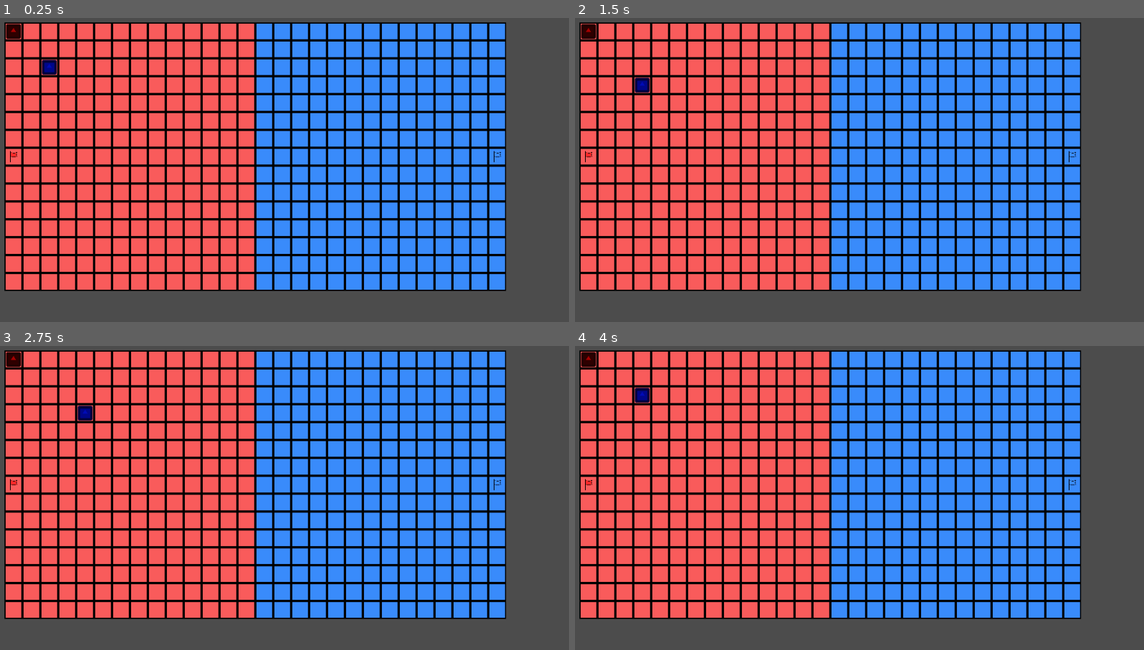
Above: before the commit, frames 1-4 (two rows, left to right).
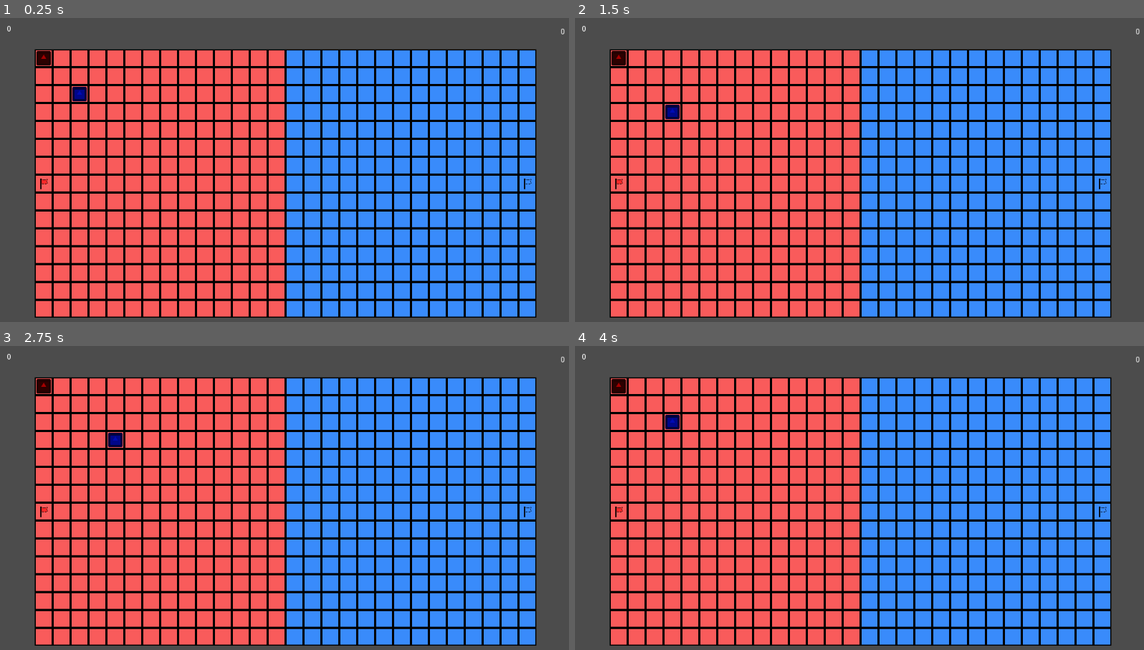
Above: after the commit, the same moments.

Repository: Wes-Ray/grid_ctf
Game: Godot game, scene res://splash_screen/splash_screen.tscn
Same seed, same stepped clock (60 frames per second), same inputs: the game is played once before the commit and once after it. The engine's default icon, where the game draws it, is replaced by a stand-in: a white triangle on a blue panel in a dark square.
Inputs:
- Up to frame 1 (0.25 s): no input
- Up to frame 2 (1.5 s): tap Enter at 0.5 s; hold D (move_right) 0.53-1.28 s; tap Space at 1.25 s; hold S (move_down) from 1.28 s (still down)
- Up to frame 3 (2.75 s): tap Enter at 2 s; release S (move_down) at 2.03 s; hold D (move_right) from 2.03 s (still down)
- Up to frame 4 (4 s): tap Space at 2.75 s; release D (move_right) at 2.78 s; hold W (move_up) 2.78-3.53 s; tap Enter at 3.5 s; hold A (move_left) from 3.53 s (still down)

The runs differ from the first frame. In frame 1, 58% of the frame differs, in the area x 0-100%, y 1-99%; in frame 2, 58%; in frame 3, 58%; in frame 4, 58%.

Commit message:
added scoring when capturing flag

Diff:
--- a/grid_ctf_client/flag.tscn
+++ b/grid_ctf_client/flag.tscn
@@ -12,15 +12,15 @@
 script = ExtResource( 3 )
 
 [node name="red_flag" type="Sprite" parent="."]
-position = Vector2( 8, 8 )
+position = Vector2( 16.2, 16.2 )
 scale = Vector2( 0.008, 0.008 )
 texture = ExtResource( 1 )
 
 [node name="blue_flag" type="Sprite" parent="."]
-position = Vector2( 8, 8 )
+position = Vector2( 16.2, 16.2 )
 scale = Vector2( 0.008, 0.008 )
 texture = ExtResource( 2 )
 
 [node name="CollisionShape2D" type="CollisionShape2D" parent="."]
-position = Vector2( 7.99342, 7.99342 )
+position = Vector2( 16.1934, 16.1934 )
 shape = SubResource( 1 )
--- a/grid_ctf_client/grid/grid.gd
+++ b/grid_ctf_client/grid/grid.gd
@@ -1,4 +1,7 @@
 extends Node2D
+
+var scores = [0, 0]  # red, blue scores
+export var SCORE_LIMIT = 5
 
 var cell_res_red = load("res://grid/grid_cell_red.png")
 var cell_res_blue = load("res://grid/grid_cell_blue.png")
@@ -100,15 +103,34 @@
 
 	# check for collision with flag
 	for flag_id in range(len(flags)):
-		if player_coords[player_id] == flag_coords[flag_id]:  # check for flag collision
-			if player_data[player_id][Pd.TEAM] != flag_id:  # team = 0 or 1 (red or blue)
-				print("flag collided")
-				player_data[player_id][Pd.HAS_FLAG] = true
+		if player_data[player_id][Pd.ALIVE] == true:
+			if player_coords[player_id] == flag_coords[flag_id]:  # check for flag collision
+				if player_data[player_id][Pd.TEAM] != flag_id:  # team = 0 or 1 (red or blue)
+					print("flag collided")
+					player_data[player_id][Pd.HAS_FLAG] = true
 
 	# if player HAS_FLAG, update flag position
 	if player_data[player_id][Pd.HAS_FLAG] == true:
-		var opposite_team_num = (player_data[player_id][Pd.TEAM] + 1) % 2
+		var player_team = player_data[player_id][Pd.TEAM]
+		var opposite_team_num = (player_team + 1) % 2
 		flag_coords[opposite_team_num] = player_coords[player_id]
+
+		# red 0 on right side with flag
+		if player_team == 0:
+			if flag_coords[opposite_team_num].x < GRID_WIDTH/2:
+				print("RED CAPTURED FLAG")
+				scores[player_team] = scores[player_team] + 1
+				flag_coords[opposite_team_num] = Vector2(GRID_WIDTH-1, GRID_HEIGHT/2)  # reset flag
+				player_data[player_id][Pd.HAS_FLAG] = false
+				refresh_scores()
+		# blue 1 on left side with flag
+		elif player_team == 1:
+			if flag_coords[opposite_team_num].x >= GRID_WIDTH/2:
+				print("BLUE CAPTURED FLAG")
+				scores[player_team] = scores[player_team] + 1
+				flag_coords[opposite_team_num] = Vector2(0, GRID_HEIGHT/2)  # reset flag
+				player_data[player_id][Pd.HAS_FLAG] = false
+				refresh_scores()
 
 
 func generate_map() -> void:
@@ -147,14 +169,25 @@
 		# create new player and add to list
 		var new_player = player_inst.instance()
 		new_player.update_team_color(player_data[player_id][Pd.TEAM])  # set color based on team number
-		origin.add_child(new_player)
+#		origin.add_child(new_player)
+		add_child(new_player)
 		players.append(new_player)
+
+
+# called to update scores
+func refresh_scores():
+	$red_score.text = str(scores[0])
+	$blue_score.text = str(scores[1])
+	if scores[0] >= SCORE_LIMIT:
+		print("red wins!")
+	elif scores[1] >= SCORE_LIMIT:
+		print("blue wins!")
 
 
 func generate_flags() -> void:
 	for x in range(2):  # only 2 flags
 		var new_flag = flag_inst.instance()
-		origin.add_child(new_flag)
+		add_child(new_flag)
 		flags.append(new_flag)
 
 	# team 0 location
--- a/grid_ctf_client/grid/grid.tscn
+++ b/grid_ctf_client/grid/grid.tscn
@@ -5,15 +5,26 @@
 [node name="Grid" type="Node2D"]
 script = ExtResource( 2 )
 
-[node name="Label" type="Label" parent="."]
-margin_left = 26.9858
-margin_top = 31.748
-margin_right = 178.986
-margin_bottom = 45.748
-text = "WELCOME TO THE GRID"
+[node name="origin" type="Position2D" parent="."]
+position = Vector2( 62, 56 )
+
+[node name="red_score" type="RichTextLabel" parent="."]
+margin_left = 12.0
+margin_top = 13.0
+margin_right = 52.0
+margin_bottom = 53.0
+text = "0"
 __meta__ = {
 "_edit_use_anchors_": false
 }
 
-[node name="origin" type="Position2D" parent="."]
-position = Vector2( 8, 8 )
+[node name="blue_score" type="RichTextLabel" parent="."]
+margin_left = 1001.0
+margin_top = 18.0
+margin_right = 1041.0
+margin_bottom = 58.0
+text = "0
+"
+__meta__ = {
+"_edit_use_anchors_": false
+}
--- a/grid_ctf_client/player.tscn
+++ b/grid_ctf_client/player.tscn
@@ -14,10 +14,10 @@
 GRAY_TEAM_COLOR = Color( 0.329412, 0.313726, 0.313726, 1 )
 
 [node name="icon" type="Sprite" parent="."]
-position = Vector2( 8, 8 )
+position = Vector2( 15.9934, 15.9934 )
 scale = Vector2( 0.406044, 0.406044 )
 texture = ExtResource( 1 )
 
 [node name="CollisionShape2D" type="CollisionShape2D" parent="."]
-position = Vector2( 7.99342, 7.99342 )
+position = Vector2( 15.9868, 15.9868 )
 shape = SubResource( 1 )
